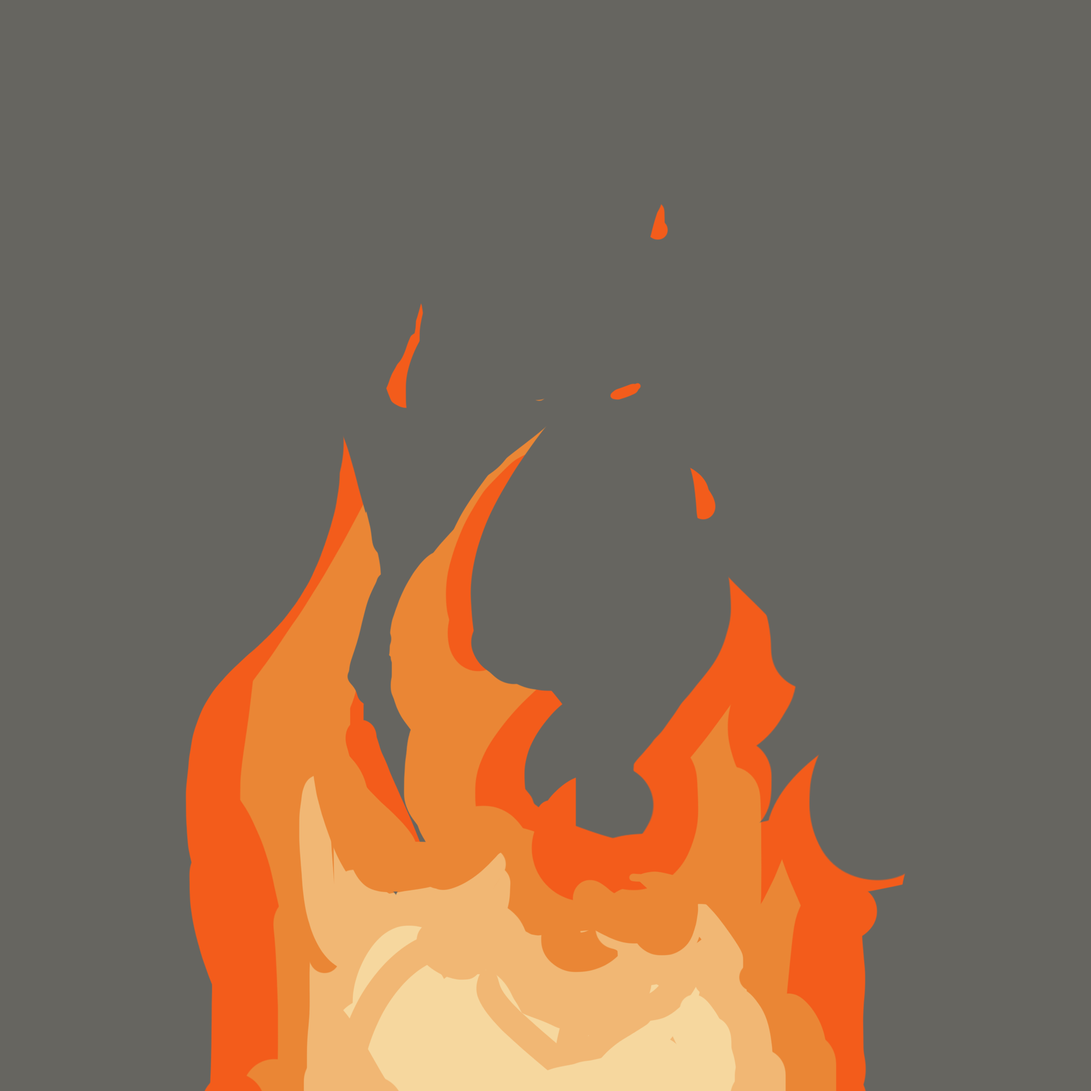
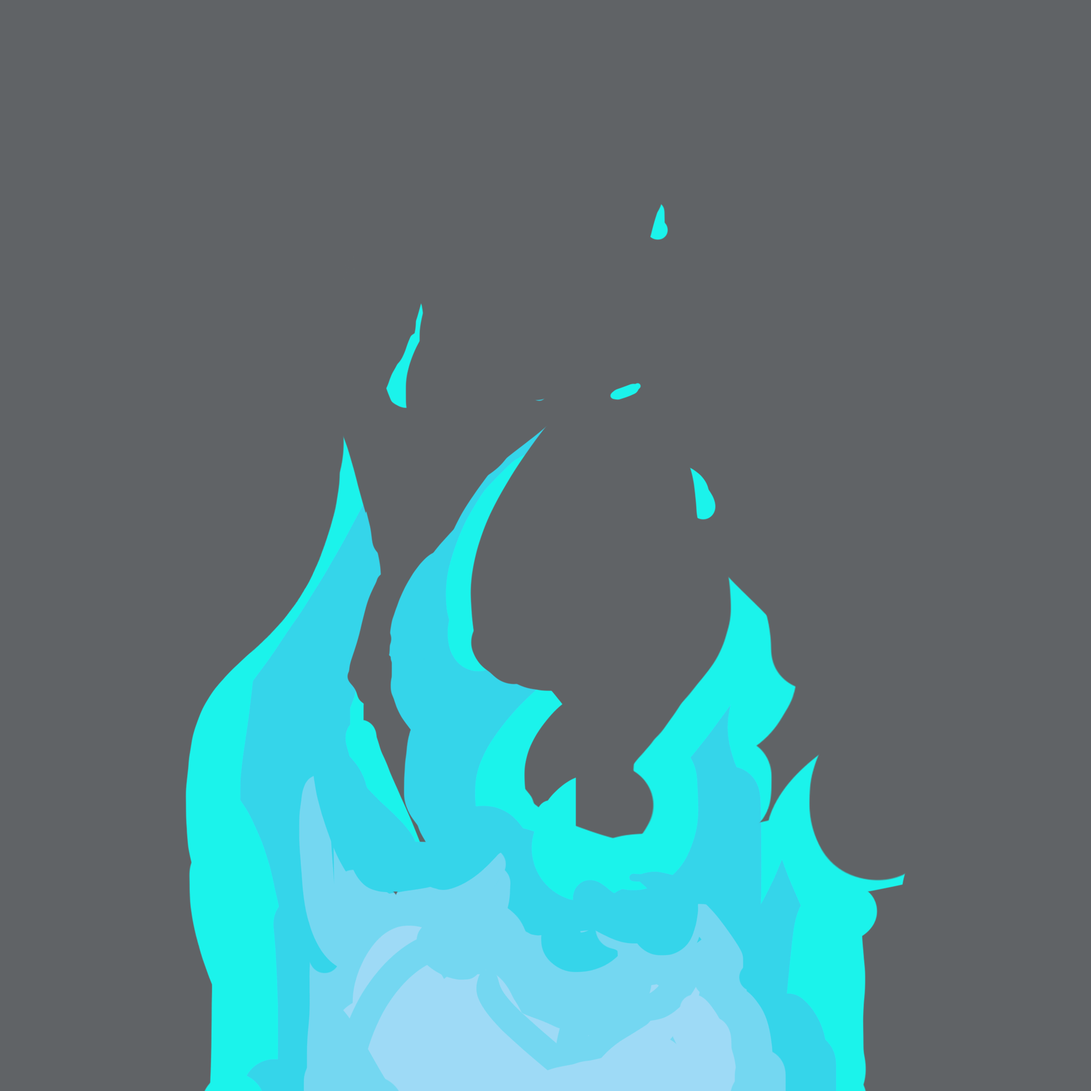
The second 1091x1091 image is a revision of the first. Changes to its layers:
pixels changed over [0, 0, 1091, 1091] (layer not identified)
